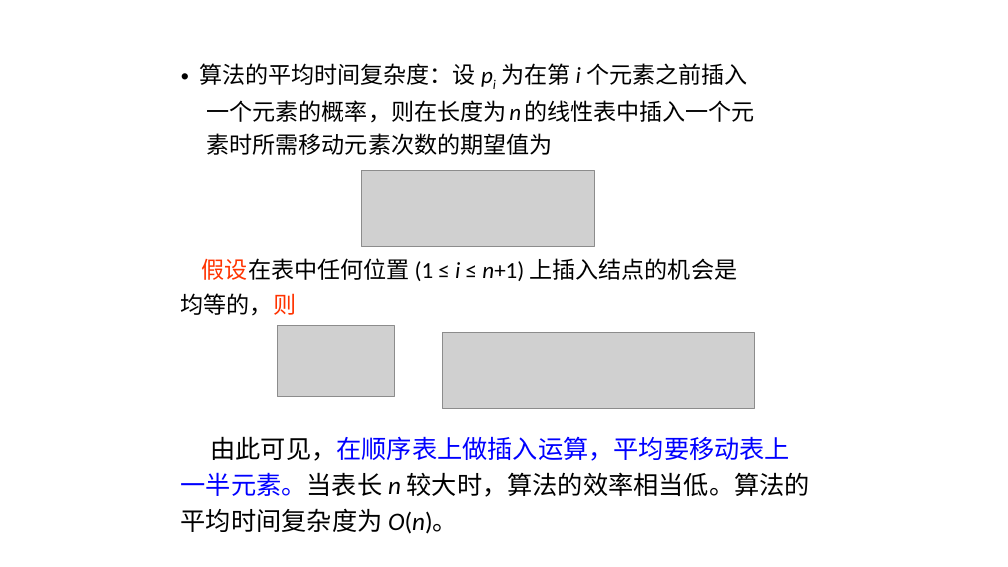
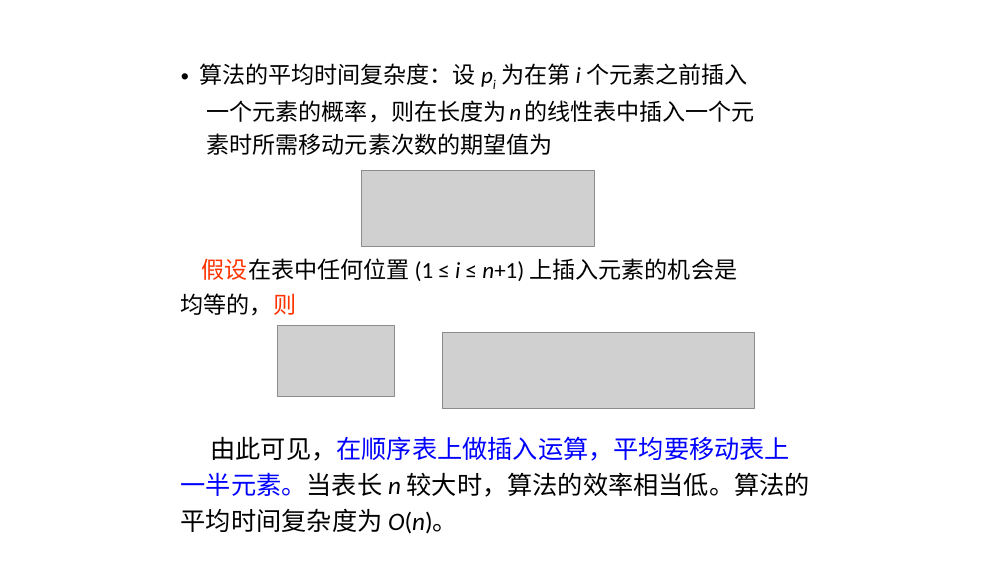
Before and after one commit to Gempittance/Data_Structur_Build, a slide deck: slide 32 of 数据结构PPT/ds2.pptx. Drawn at 1008x567 pixels with LibreOffice and Linux fonts; fonts in the diff are those of the drawing; grey boxes stand for pictures. Boxes give left, top, right and bottom in pixels: in the first picture for what was removed or moved away, otherwise in the second. Text is boxed around its words. In the diff, an @@ line names an element or a change of style, - is before the commit and + after.

```diff
--- a/数据结构PPT/ds2.pptx
+++ b/数据结构PPT/ds2.pptx
@@ text at [202, 258, 738, 281]: text changed @@
-假设在表中任何位置 (1 ≤ i ≤ n+1) 上插入结点的机会是
+假设在表中任何位置 (1 ≤ i ≤ n+1) 上插入元素的机会是
```
Also in this commit, not shown: 5 other slides changed.
